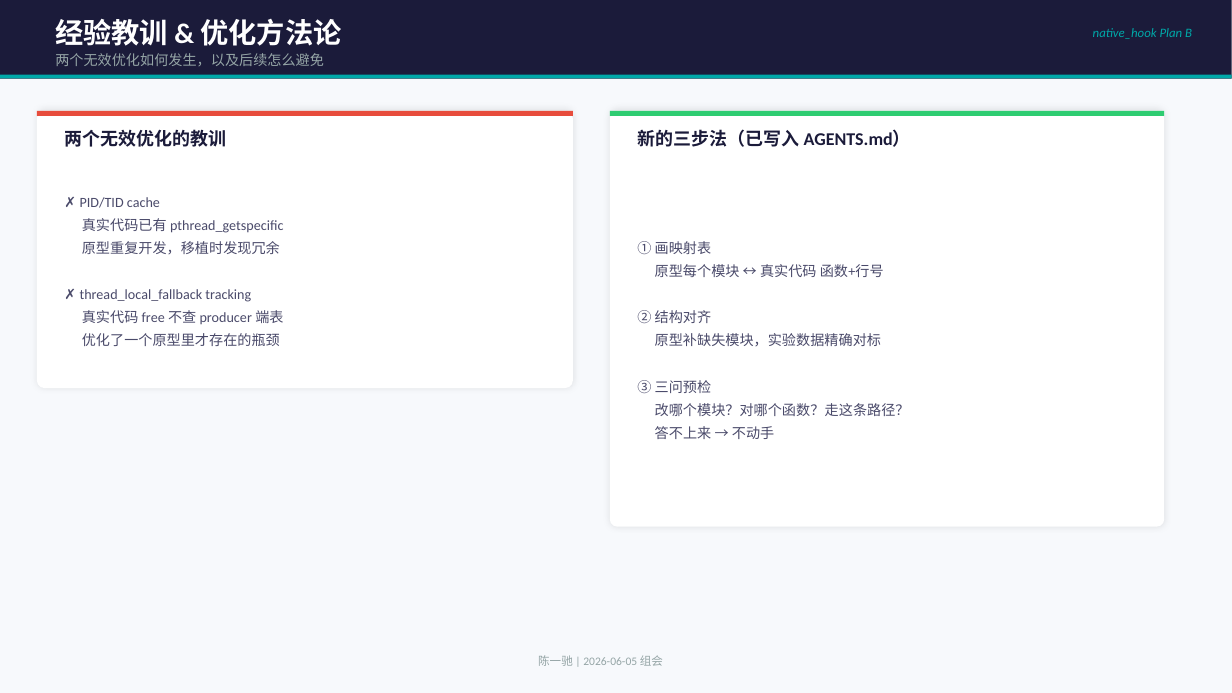
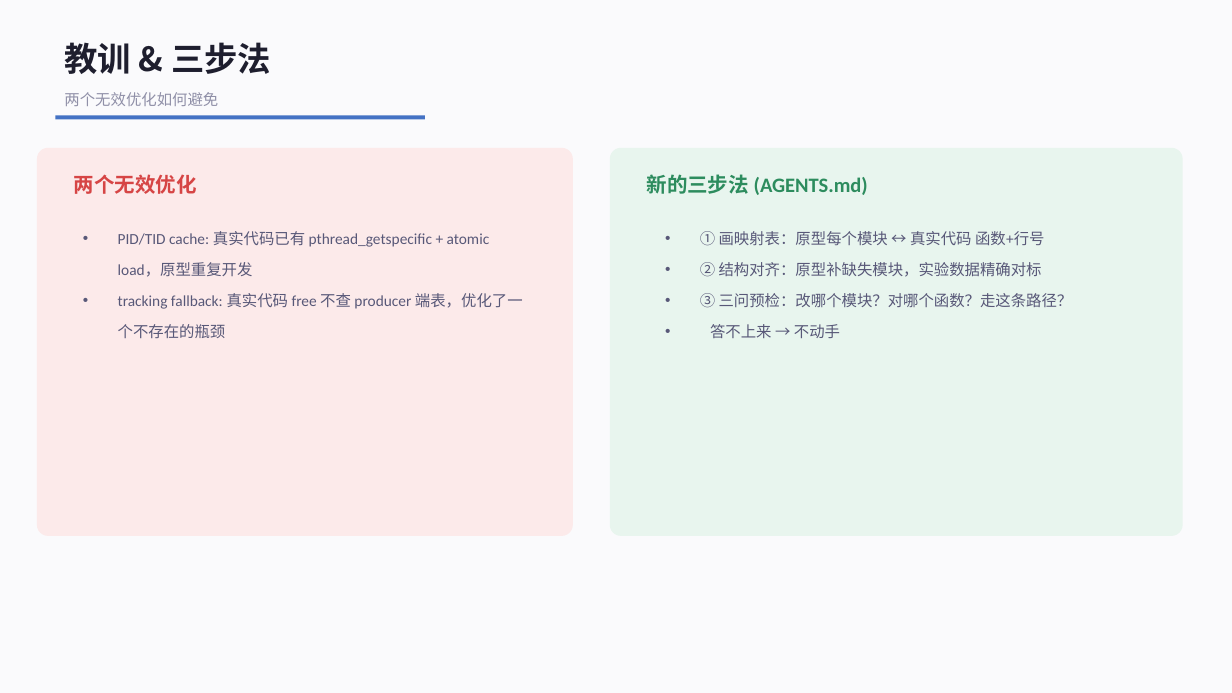
Before and after one commit to YiChiChen1106/Nativehook_linux_planb, a slide deck: slide 9 of presentation/native_hook_progress_2026-06-05.pptx. Drawn at 1232x693 pixels with LibreOffice and Linux fonts; fonts in the diff are those of the drawing. Boxes give left, top, right and bottom in pixels: in the first picture for what was removed or moved away, otherwise in the second. Text is boxed around its words. In the diff, an @@ line names an element or a change of style, - is before the commit and + after.

Commit message:
Redesign PPT v2: warm modern style, big numbers, flat cards

```diff
--- a/presentation/native_hook_progress_2026-06-05.pptx
+++ b/presentation/native_hook_progress_2026-06-05.pptx
@@ background #F7F9FC to #FAFAFC @@
@@ rectangle removed at box(0, 0, 1232, 79) @@
@@ text removed at box(1093, 28, 1192, 39) @@
-native_hook Plan B
@@ text at box(64, 42, 271, 74): text changed; size 22 to 26 pt; font Calibri to Noto Sans CJK SC; text colour #FFFFFF to #1E1E2E @@
-经验教训 & 优化方法论
+教训 & 三步法
@@ rectangle removed at box(0, 75, 1232, 79) @@
@@ rectangle: place and size @@
-rectangle at box(37, 111, 573, 116)
+rectangle at box(55, 116, 425, 119)
@@ rectangle at box(55, 116, 425, 119): fill #E74C3C to #4472C4 @@
@@ text at box(64, 92, 218, 106): text changed; size 11 to 12 pt; text colour #95A5A6 to #9090A8 @@
-两个无效优化如何发生，以及后续怎么避免
+两个无效优化如何避免
@@ rectangle removed at box(610, 111, 1165, 116) @@
@@ rounded rectangle: place and size @@
-rounded rectangle at box(37, 111, 573, 388)
+rounded rectangle at box(37, 148, 573, 536)
@@ rounded rectangle at box(37, 148, 573, 536): fill #FFFFFF to #FCEAEA; shadow off; proportions changed @@
@@ rounded rectangle: place and size @@
-rounded rectangle at box(610, 111, 1165, 527)
+rounded rectangle at box(610, 148, 1183, 536)
@@ rounded rectangle at box(610, 148, 1183, 536): fill #FFFFFF to #E8F5EE; shadow off; proportions changed @@
@@ text at box(74, 174, 197, 194): text changed; size 14 to 16 pt; text colour #1B1B3A to #D64545 @@
-两个无效优化的教训
+两个无效优化
@@ text at box(647, 174, 868, 195): text changed; size 14 to 16 pt; text colour #1B1B3A to #2D8C5E @@
-新的三步法（已写入 AGENTS.md）
+新的三步法 (AGENTS.md)
@@ text "PID/TID cache: 真实代码已有 pthread_getspecific + ..." at box(118, 231, 523, 338): vertical alignment middle to top @@
@@ text at box(118, 231, 523, 338): text changed; size 11 to 12 pt; text colour #4A4A6A to #585878 @@
-✗ PID/TID cache
-真实代码已有 pthread_getspecific
-原型重复开发，移植时发现冗余
-✗ thread_local_fallback tracking
-真实代码 free 不查 producer 端表
-优化了一个原型里才存在的瓶颈
+• PID/TID cache: 真实代码已有 pthread_getspecific + atomic load，原型重复开发
+• tracking fallback: 真实代码 free 不查 producer 端表，优化了一个不存在的瓶颈
@@ text "① 画映射表：原型每个模块 ↔ 真实代码 函数+行号": place and size @@
-text "① 画映射表：原型每个模块 ↔ 真实代码 函数+行号" at box(637, 241, 910, 439)
+text "① 画映射表：原型每个模块 ↔ 真实代码 函数+行号" at box(700, 231, 1073, 338)
@@ text "① 画映射表：原型每个模块 ↔ 真实代码 函数+行号" at box(700, 231, 1073, 338): vertical alignment middle to top @@
@@ text at box(700, 231, 1073, 308): text changed; size 11 to 12 pt; text colour #4A4A6A to #585878 @@
-① 画映射表
-原型每个模块 ↔ 真实代码 函数+行号
-② 结构对齐
-原型补缺失模块，实验数据精确对标
-③ 三问预检
-改哪个模块？对哪个函数？走这条路径？
+• ① 画映射表：原型每个模块 ↔ 真实代码 函数+行号
+• ② 结构对齐：原型补缺失模块，实验数据精确对标
+• ③ 三问预检：改哪个模块？对哪个函数？走这条路径？
@@ text at box(710, 324, 840, 338): size 11 to 12 pt, text colour #4A4A6A to #585878 in "答不上来 → 不动手"; bullet none to •; line spacing 18pt to 24pt @@
@@ text removed at box(538, 655, 663, 666) @@
-陈一驰 | 2026-06-05 组会
```
Also in this commit, not shown: 9 other slides changed, 1 other file.
